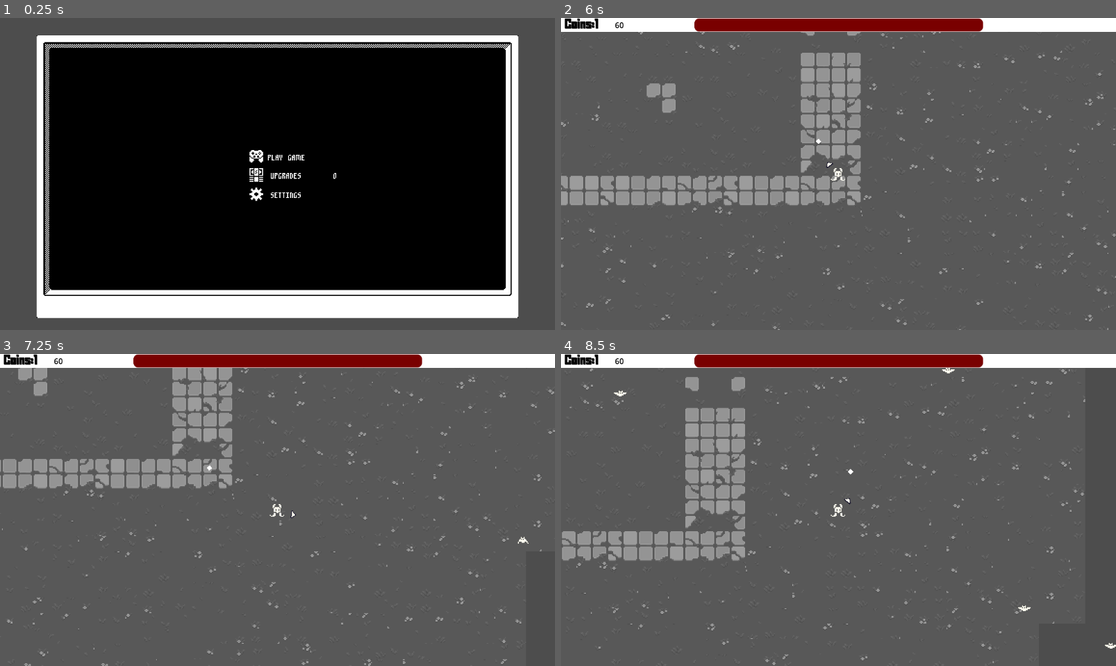
Above: before the commit, frames 1-4 (two rows, left to right).
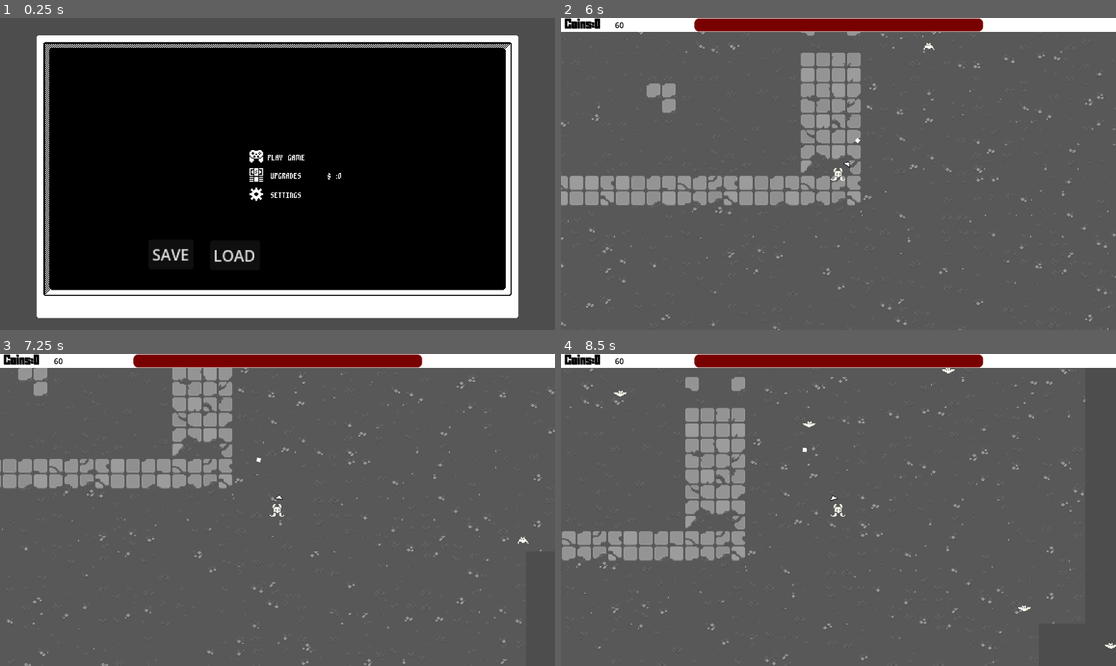
Above: after the commit, the same moments.

Repository: DefineSleep/basic_vamp_survivor
Game: Godot game, scene res://scenes/main_menu.tscn
Same seed, same stepped clock (60 frames per second), same inputs: the game is played once before the commit and once after it.
Inputs (mouse positions are in pixels of both pictures, inside the frame that each line leads up to):
- Up to frame 1 (0.25 s): no input
- Up to frame 2 (6 s): click (816, 155) at 0.5 s; tap Enter at 1.25 s; hold D (right) 1.28-2.03 s; hold Space (space) 1.28-2.03 s; hold S (down) 2.03-2.78 s; tap Space (space) at 2.1, 3.6, 5.1 s; hold D (right) 2.78-3.53 s; hold Space (space) 2.78-3.53 s; hold W (up) 3.53-4.28 s; hold Space (space) 4.28-5.03 s; hold A (left) 4.28-5.78 s; hold S (down) from 5.78 s (still down); hold Space (space) from 5.78 s (still down)
- Up to frame 3 (7.25 s): release S (down) at 6.53 s; release Space (space) at 6.53 s; hold D (right) from 6.53 s (still down); tap Space (space) at 6.6 s
- Up to frame 4 (8.5 s): release D (right) at 7.28 s; hold W (up) 7.28-8.03 s; hold Space (space) 7.28-8.03 s; hold D (right) from 8.03 s (still down); tap Space (space) at 8.1 s

The runs differ from the first frame. In frame 1, 0.4% of the frame differs, in the area x 27-62%, y 49-79%; in frame 2, 0.1%; in frame 3, less than 0.1%; in frame 4, 0.1%.

Commit message:
Save and load update
added : ,save,load,shop_menu, invis button skin

Diff:
--- /dev/null
+++ b/vamp_survivor_godot_files/savegame.json
@@ -0,0 +1 @@
+{"player_data":{"attack_speed":1,"bullet_damage":50,"bullet_speed":100,"bullet_type":"insert scene here","player_hp":50,"player_money":14,"player_movement_speed":100,"player_range":100}}
--- a/vamp_survivor_godot_files/scenes/level_1.tscn
+++ b/vamp_survivor_godot_files/scenes/level_1.tscn
@@ -324,5 +324,14 @@
 theme_override_font_sizes/font_size = 100
 text = "GAME OVER"
 
+[node name="back_to_menu" type="Button" parent="game_over_screen"]
+process_mode = 2
+offset_left = 511.0
+offset_top = 484.0
+offset_right = 639.0
+offset_bottom = 515.0
+text = "BACK TO MENU"
+
 [connection signal="health_depleted" from="player" to="." method="_on_player_health_depleted"]
 [connection signal="timeout" from="spawn_timer" to="." method="_on_spawn_timer_timeout"]
+[connection signal="pressed" from="game_over_screen/back_to_menu" to="." method="_on_back_to_menu_pressed"]
--- a/vamp_survivor_godot_files/scenes/main_menu.tscn
+++ b/vamp_survivor_godot_files/scenes/main_menu.tscn
@@ -112,7 +112,7 @@
 horizontal_alignment = 1
 vertical_alignment = 1
 
-[node name="TextureButton3" type="TextureButton" parent="menu_buttons/MarginContainer/VBoxContainer/GridContainer"]
+[node name="shop_button" type="TextureButton" parent="menu_buttons/MarginContainer/VBoxContainer/GridContainer"]
 layout_mode = 2
 texture_normal = SubResource("AtlasTexture_p1yg1")
 
@@ -155,4 +155,31 @@
 horizontal_alignment = 1
 vertical_alignment = 1
 
+[node name="save" type="Button" parent="."]
+layout_mode = 1
+anchors_preset = -1
+anchor_left = 0.383681
+anchor_top = 0.441358
+anchor_right = 0.417535
+anchor_bottom = 0.476852
+offset_right = 8.0
+offset_bottom = 8.0
+text = "SAVE"
+metadata/_edit_use_anchors_ = true
+
+[node name="load" type="Button" parent="."]
+layout_mode = 1
+anchors_preset = -1
+anchor_left = 0.439236
+anchor_top = 0.442901
+anchor_right = 0.477431
+anchor_bottom = 0.478395
+offset_right = 8.0
+offset_bottom = 8.0
+text = "LOAD"
+metadata/_edit_use_anchors_ = true
+
 [connection signal="pressed" from="menu_buttons/MarginContainer/VBoxContainer/GridContainer/TextureButton2" to="." method="_on_texture_button_2_pressed"]
+[connection signal="pressed" from="menu_buttons/MarginContainer/VBoxContainer/GridContainer/shop_button" to="." method="_on_shop_button_pressed"]
+[connection signal="pressed" from="save" to="." method="_on_save_pressed"]
+[connection signal="pressed" from="load" to="." method="_on_load_pressed"]
--- /dev/null
+++ b/vamp_survivor_godot_files/scenes/screen_label_invis_button.tres
@@ -0,0 +1,20 @@
+[gd_resource type="Theme" load_steps=5 format=3 uid="uid://ct857mkwluyqj"]
+
+[sub_resource type="StyleBoxFlat" id="StyleBoxFlat_eg46e"]
+bg_color = Color(0.6, 0.6, 0.6, 0)
+
+[sub_resource type="StyleBoxFlat" id="StyleBoxFlat_668mp"]
+bg_color = Color(0.6, 0.6, 0.6, 0)
+
+[sub_resource type="StyleBoxFlat" id="StyleBoxFlat_x4cgl"]
+bg_color = Color(0.6, 0.6, 0.6, 0)
+
+[sub_resource type="StyleBoxFlat" id="StyleBoxFlat_nv6pg"]
+bg_color = Color(0.6, 0.6, 0.6, 0)
+
+[resource]
+Button/colors/font_hover_color = Color(0.94902, 0.858824, 0, 1)
+Button/styles/disabled = SubResource("StyleBoxFlat_eg46e")
+Button/styles/focus = SubResource("StyleBoxFlat_668mp")
+Button/styles/hover = SubResource("StyleBoxFlat_x4cgl")
+Button/styles/normal = SubResource("StyleBoxFlat_nv6pg")
--- /dev/null
+++ b/vamp_survivor_godot_files/scenes/shop_menu.tscn
@@ -0,0 +1,112 @@
+[gd_scene load_steps=4 format=3 uid="uid://cxa5ail2otp6f"]
+
+[ext_resource type="Texture2D" uid="uid://boqclt70y6ihy" path="res://assets/game ui 1-bit.png" id="3_2jhde"]
+[ext_resource type="Theme" uid="uid://ct857mkwluyqj" path="res://scenes/screen_label_invis_button.tres" id="3_s0g33"]
+[ext_resource type="FontFile" uid="uid://byapgkvkwtehx" path="res://assets/1-bit game assets/m3x6.ttf" id="4_kwplq"]
+
+[node name="shop_menu" type="Control"]
+layout_mode = 3
+anchor_left = 0.285
+anchor_top = 0.116
+anchor_right = 0.717
+anchor_bottom = 0.565
+offset_left = -328.32
+offset_top = -75.168
+offset_right = 326.016
+offset_bottom = 281.88
+grow_horizontal = 2
+grow_vertical = 2
+
+[node name="Control" type="Control" parent="."]
+layout_mode = 1
+anchor_left = 0.285
+anchor_top = 0.116
+anchor_right = 0.717
+anchor_bottom = 0.565
+offset_left = -2.32007
+offset_top = -0.167999
+offset_right = 0.0159912
+offset_bottom = 1.88
+grow_horizontal = 2
+grow_vertical = 2
+
+[node name="NinePatchRect" type="NinePatchRect" parent="Control"]
+layout_mode = 1
+anchors_preset = -1
+anchor_right = 0.996
+anchor_bottom = 0.998
+offset_left = 1.52588e-05
+offset_top = -1.0
+offset_right = 1.99994
+grow_horizontal = 2
+grow_vertical = 2
+texture = ExtResource("3_2jhde")
+region_rect = Rect2(33, 481, 78, 94)
+patch_margin_left = 15
+patch_margin_top = 15
+patch_margin_right = 15
+patch_margin_bottom = 35
+axis_stretch_horizontal = 1
+axis_stretch_vertical = 1
+
+[node name="menu_buttons" type="Control" parent="."]
+layout_mode = 1
+anchor_left = 0.388556
+anchor_top = 0.296765
+anchor_right = 0.611445
+anchor_bottom = 0.475185
+offset_left = 0.384003
+offset_top = -0.304016
+offset_right = -0.384033
+offset_bottom = 0.0799866
+metadata/_edit_use_anchors_ = true
+
+[node name="MarginContainer" type="MarginContainer" parent="menu_buttons"]
+layout_mode = 1
+anchors_preset = 15
+anchor_right = 1.0
+anchor_bottom = 1.0
+grow_horizontal = 2
+grow_vertical = 2
+
+[node name="VBoxContainer" type="VBoxContainer" parent="menu_buttons/MarginContainer"]
+layout_mode = 2
+
+[node name="GridContainer" type="GridContainer" parent="menu_buttons/MarginContainer/VBoxContainer"]
+layout_mode = 2
+size_flags_horizontal = 4
+columns = 2
+
+[node name="Camera2D" type="Camera2D" parent="."]
+position = Vector2(288, 56)
+anchor_mode = 0
+zoom = Vector2(2, 2)
+
+[node name="Button" type="Button" parent="."]
+layout_mode = 1
+anchors_preset = -1
+anchor_left = 0.65625
+anchor_top = 0.458333
+anchor_right = 0.695701
+anchor_bottom = 0.506259
+offset_right = -0.447998
+offset_bottom = -0.0559998
+theme = ExtResource("3_s0g33")
+theme_override_fonts/font = ExtResource("4_kwplq")
+text = "Back"
+metadata/_edit_use_anchors_ = true
+
+[node name="coin_label" type="Label" parent="."]
+layout_mode = 2
+anchor_left = 0.299
+anchor_top = 0.14
+anchor_right = 0.317
+anchor_bottom = 0.16
+offset_left = 0.551971
+offset_top = 0.279999
+offset_right = -0.18399
+offset_bottom = 0.319992
+theme_override_fonts/font = ExtResource("4_kwplq")
+text = "COINS"
+horizontal_alignment = 1
+vertical_alignment = 1
--- a/vamp_survivor_godot_files/scripts/Global.gd
+++ b/vamp_survivor_godot_files/scripts/Global.gd
@@ -5,16 +5,14 @@
 
 
 var player_data : Dictionary = {
-	"player_hp" : 100,
+	"player_hp" : 50,
 	"player_money" : 0,
-	"player_movement_speed" : 100,
+	"player_movement_speed" : 100, #Balancepatch : set to 50
 	"bullet_type" : "insert scene here",
-	"bullet_damage" : 100,
+	"bullet_damage" : 50,
 	"attack_speed" : 1, # attack speed is set per second , so 1 == 1 attack per second
 	"player_range" : 100,
 	"bullet_speed" : 100
-
-
 }
 
 var enemy_1_data : Dictionary = {
@@ -28,11 +26,22 @@
 	"enemy_health":"TBD",
 }
 
+#-------
+# SAVE GAME / LOAD GAME
+#-------
 
-func save_game():
-	pass
+func load_game()->void :
+	var file = FileAccess.open("res://savegame.json", FileAccess.READ)
+	var json = file.get_as_text()
+	var saved_data1 = JSON.parse_string(json)
+	player_data = saved_data1["player_data"]
+	file.close
 
-
-
-func load_game():
-	pass
+func save_game()->void:
+	var file = FileAccess.open("res://savegame.json", FileAccess.WRITE)
+	var saved_data1 = {}
+	saved_data1["player_data"] = player_data
+	printerr(saved_data1)
+	var json = JSON.stringify(saved_data1)
+	file.store_string(json)
+	file.close
--- a/vamp_survivor_godot_files/scripts/level_1.gd
+++ b/vamp_survivor_godot_files/scripts/level_1.gd
@@ -75,3 +75,8 @@
 func _on_player_health_depleted() -> void:
 	game_over_screen.visible = true
 	get_tree().paused = true
+
+
+func _on_back_to_menu_pressed() -> void:
+	get_tree().paused = false
+	get_tree().change_scene_to_file("res://scenes/main_menu.tscn")
--- a/vamp_survivor_godot_files/scripts/main_menu.gd
+++ b/vamp_survivor_godot_files/scripts/main_menu.gd
@@ -9,8 +9,20 @@
 
 # Called every frame. 'delta' is the elapsed time since the previous frame.
 func _process(delta: float) -> void:
-	coin_label.text = str(Global.player_data.player_money)
+	coin_label.text = "$ :"+str(Global.player_data.player_money)
 
 
 func _on_texture_button_2_pressed() -> void:
 	get_tree().change_scene_to_file("res://scenes/level_1.tscn")
+
+
+func _on_save_pressed() -> void:
+	Global.save_game()
+
+
+func _on_load_pressed() -> void:
+	Global.load_game()
+
+
+func _on_shop_button_pressed() -> void:
+	get_tree().change_scene_to_file("res://scenes/shop_menu.tscn")
